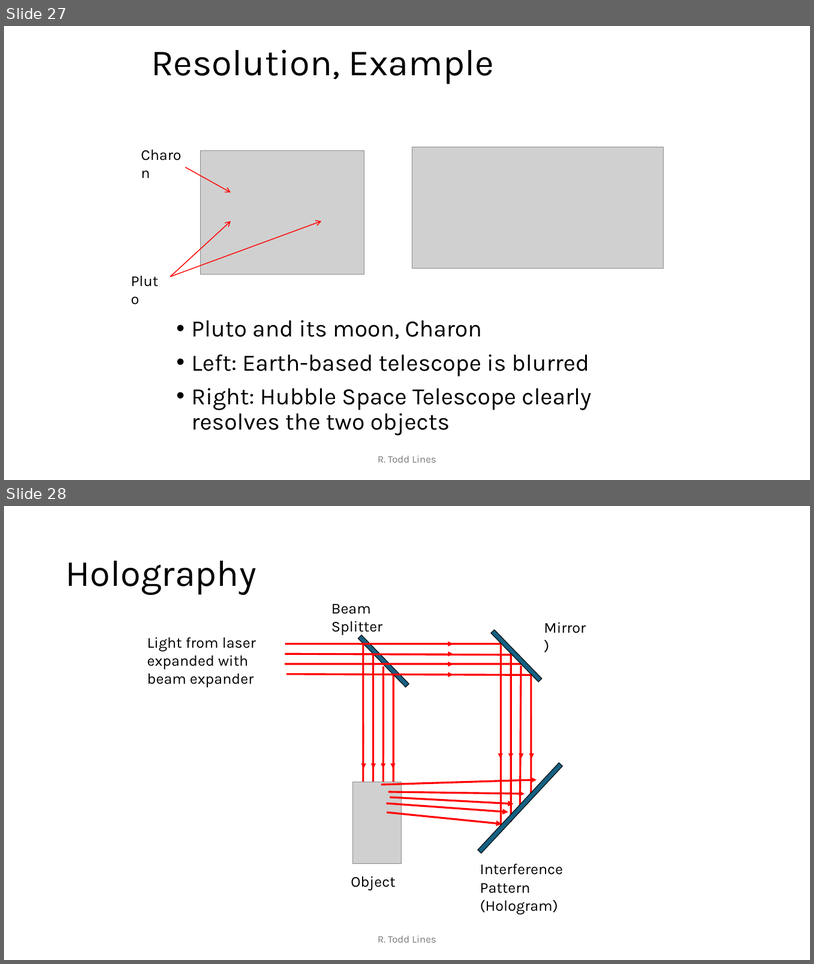
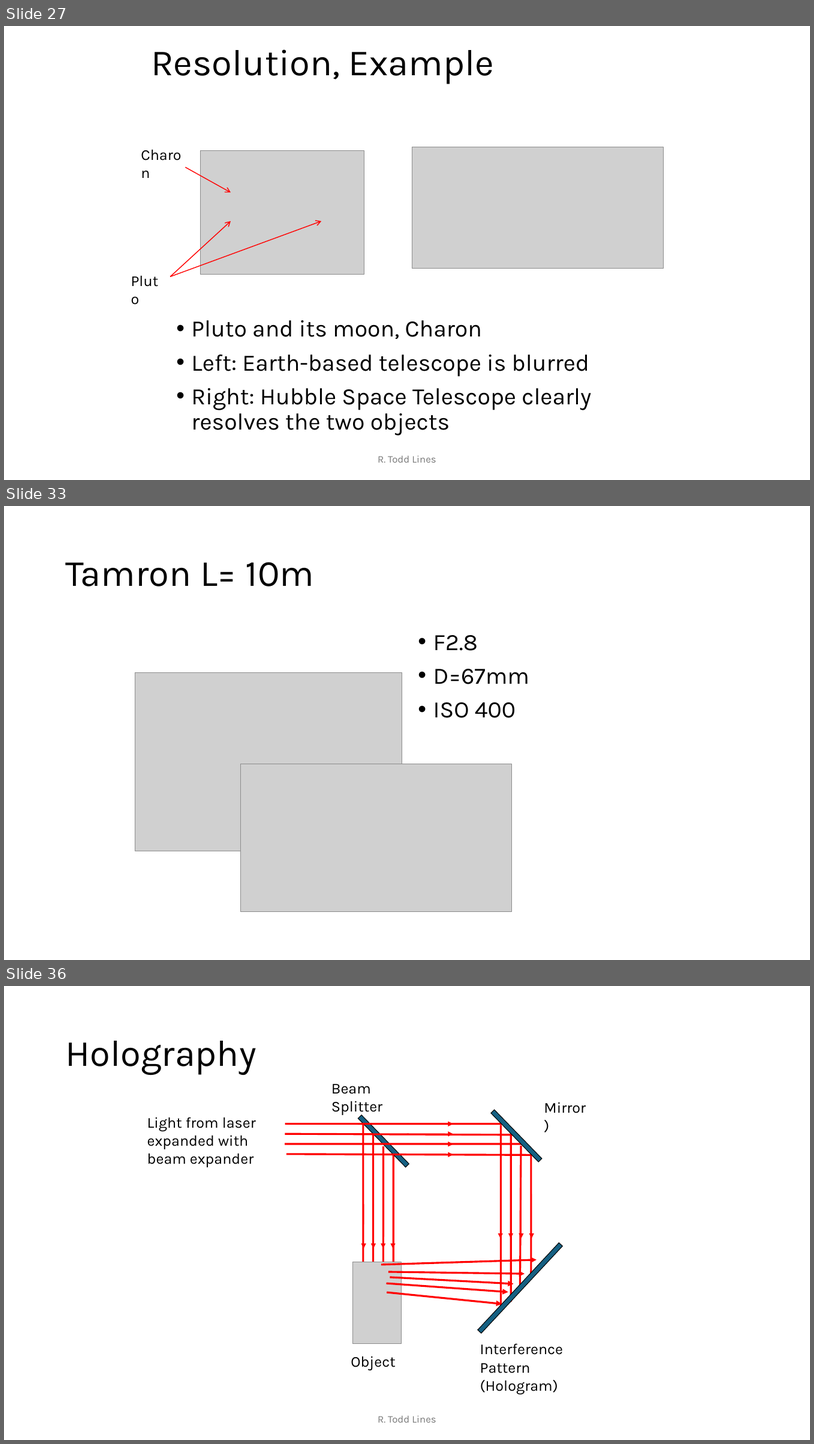
Before and after one commit to rtlines/Introductory-Physics-II, a slide deck: Lecture_Slides/PH 123 Lecture 24.pptx. Shown one above the other, each under a label of ours: slides 27 and 28 before the commit, slides 27, 33 and 36 after it; the slides between them are not shown. The pictures are 814x964 and 814x1444 pixels, drawn with LibreOffice and Linux fonts; fonts in the diff are those of the drawing; grey boxes stand for pictures. Boxes give left, top, right and bottom in pixels: in the first picture for what was removed or moved away, otherwise in the second. Text is boxed around its words. In the diff, an @@ line names an element or a change of style, - is before the commit and + after.

```diff
--- a/Lecture_Slides/PH 123 Lecture 24.pptx
+++ b/Lecture_Slides/PH 123 Lecture 24.pptx
@@ slide 33 added at [4, 506, 810, 960], background #FFFFFF @@
@@ title added at [65, 562, 314, 586], 44 pt, text #000000 @@
+Tamron L= 10m
@@ text added at [434, 635, 530, 718], 28 pt, text #000000 @@
+• F2.8
+• D=67mm
+• ISO 400
@@ picture added at [135, 672, 402, 850] @@
@@ picture added at [241, 765, 513, 912] @@
@@ what was slide 28 is now slide 36 @@
```
Also in this commit, not shown: 8 other slides added, 10 other files.
